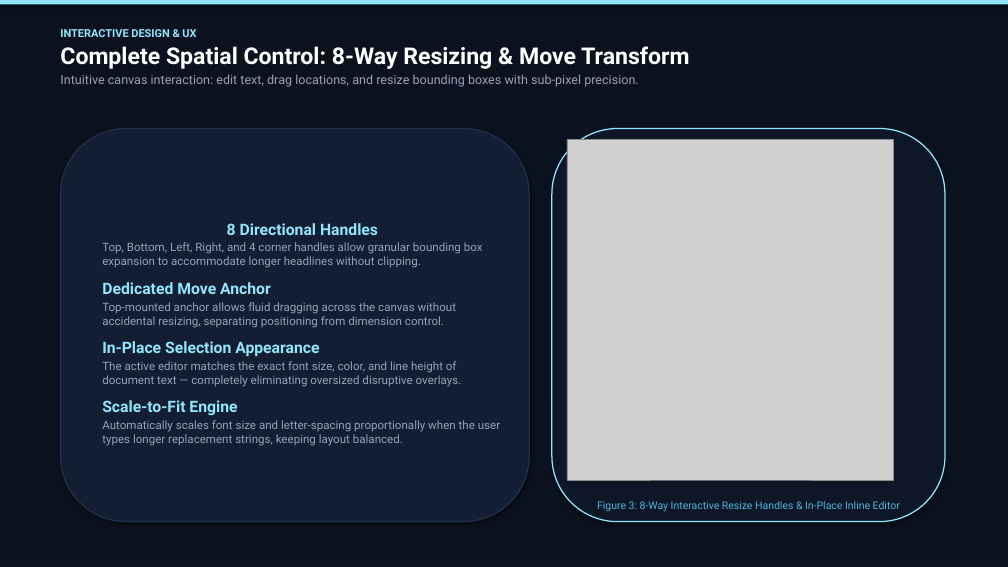
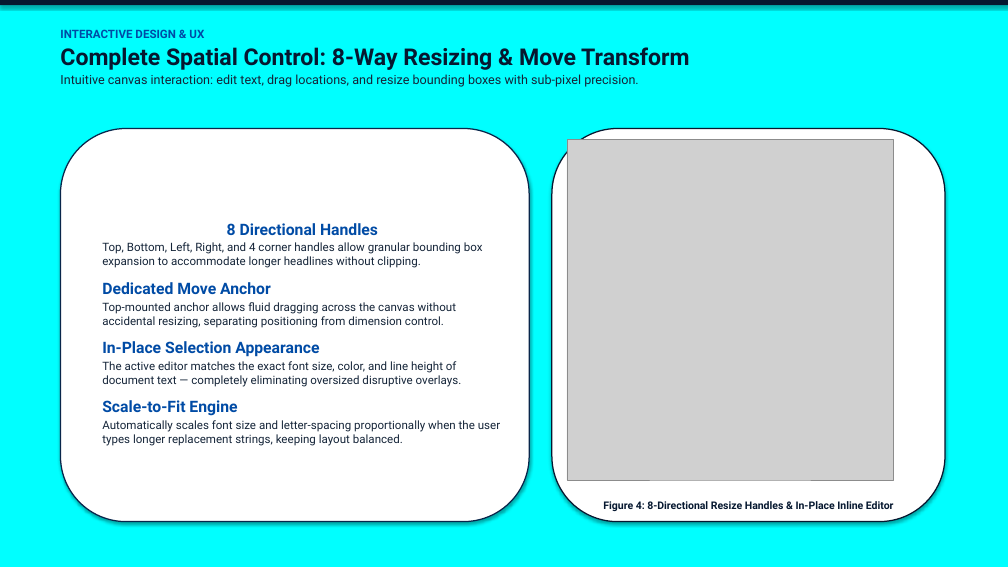
Before and after one commit to gou2005/Textract, a slide deck: slide 7 of Textract_iQOO_Hackathon_2026.pptx. Drawn at 1008x567 pixels with LibreOffice and Linux fonts; fonts in the diff are those of the drawing; grey boxes stand for pictures. Boxes give left, top, right and bottom in pixels: in the first picture for what was removed or moved away, otherwise in the second. Text is boxed around its words. In the diff, an @@ line names an element or a change of style, - is before the commit and + after.

Commit message:
Update PPT presentation background theme to pure cyan (#00FFFF) with high-contrast typography

```diff
--- a/Textract_iQOO_Hackathon_2026.pptx
+++ b/Textract_iQOO_Hackathon_2026.pptx
@@ rectangle at bbox=[0, 0, 1008, 567]: fill #0B111E to #00FFFF @@
@@ rectangle at bbox=[0, 0, 1008, 5]: fill #90E6FC to #061830 @@
@@ text "INTERACTIVE DESIGN & UX" at bbox=[60, 29, 689, 87]: size 10.5 to 11 pt, text colour #90E6FC to #004BA5 in "INTERACTIVE DESIGN & UX"; text colour #FFFFFF to #061830 in "Complete Spatial Control: 8-Way Resizing & Move ..."; text colour #94A3B8 to #142438 in "Intuitive canvas interaction: edit text, drag locations, ..." @@
@@ rounded rectangle "8 Directional Handles" at bbox=[60, 129, 529, 522]: text colour #90E6FC to #004BA5 in "8 Directional Handles", "Dedicated Move Anchor", "In-Place Selection Appearance", "Scale-to-Fit Engine"; text colour #94A3B8 to #142438 in "Top, Bottom, Left, Right, and 4 corner ...", "Top-mounted anchor allows fluid dragging across the ...", "The active editor matches the exact font ...", "Automatically scales font size and letter-spacing proportion ..."; fill #131E32 to #FFFFFF; outline #20304C 1.2 pt to #08264B 1.2 pt @@
@@ rounded rectangle at bbox=[552, 129, 945, 522]: fill #0E1727 to #FFFFFF; outline #90E6FC 1.2 pt to #061830 1.2 pt @@
@@ text at bbox=[603, 501, 894, 511]: text changed; text colour #50B4D7 to #061830; bold on @@
-Figure 3: 8-Way Interactive Resize Handles & In-Place Inline Editor
+Figure 4: 8-Directional Resize Handles & In-Place Inline Editor
```
Also in this commit, not shown: 11 other slides changed, 1 other file.
